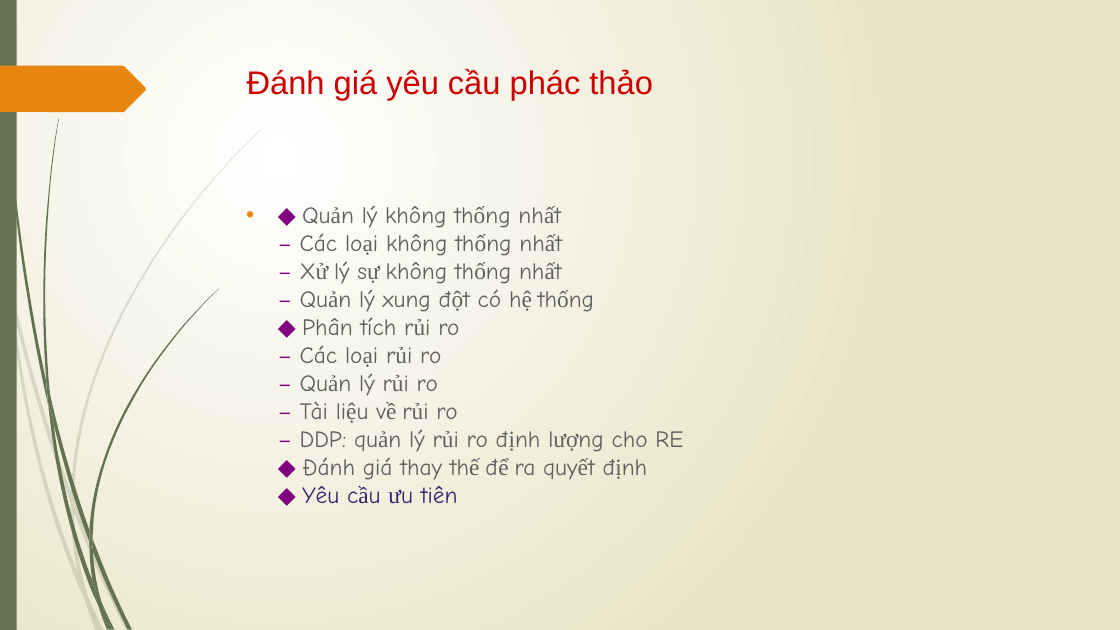
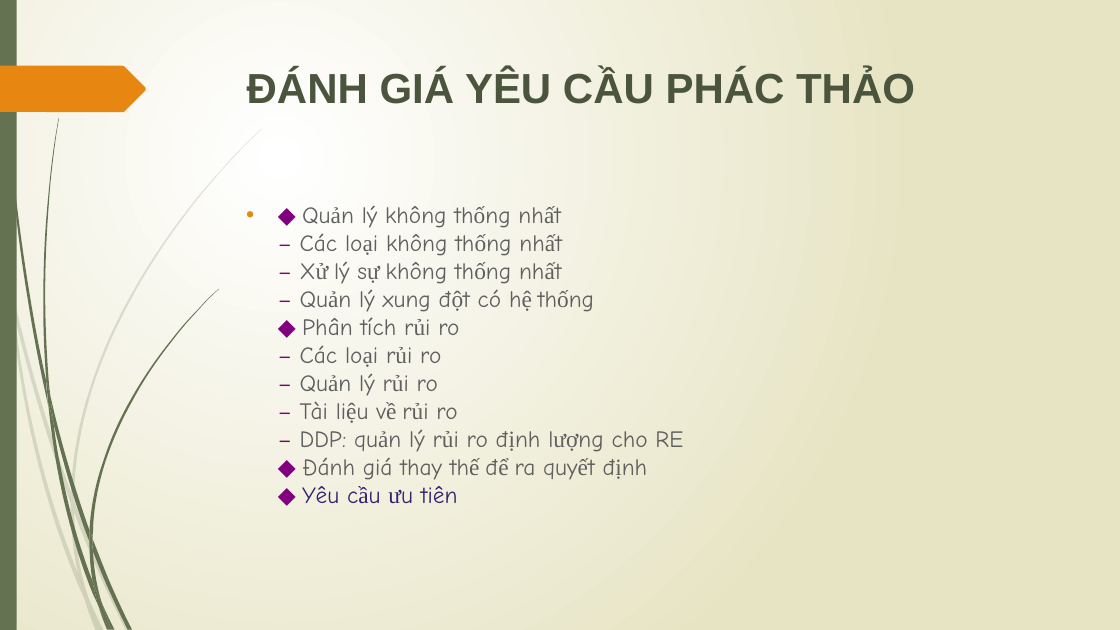
Before and after one commit to vutuanhai237/CourseMaterials, a slide deck: slide 101 of SE357-Requirement engineering/Slides/Lý thuyết/Bài 4- Khám phá yêu cầu.pptx. Drawn at 1120x630 pixels with LibreOffice and Linux fonts; fonts in the diff are those of the drawing. Boxes give left, top, right and bottom in pixels: in the first picture for what was removed or moved away, otherwise in the second. Text is boxed around its words. In the diff, an @@ line names an element or a change of style, - is before the commit and + after.

```diff
--- a/SE357-Requirement engineering/Slides/Lý thuyết/Bài 4- Khám phá yêu cầu.pptx
+++ b/SE357-Requirement engineering/Slides/Lý thuyết/Bài 4- Khám phá yêu cầu.pptx
@@ title at box(247, 70, 915, 104): text changed; size 28 to 36 pt; text colour #CC0000 to #4B563E; bold on @@
-Đánh giá yêu cầu phác thảo
+ĐÁNH GIÁ YÊU CẦU PHÁC THẢO
```
Also in this commit, not shown: 15 other slides changed, 6 slides added, 3 slides removed, 19 other files.
